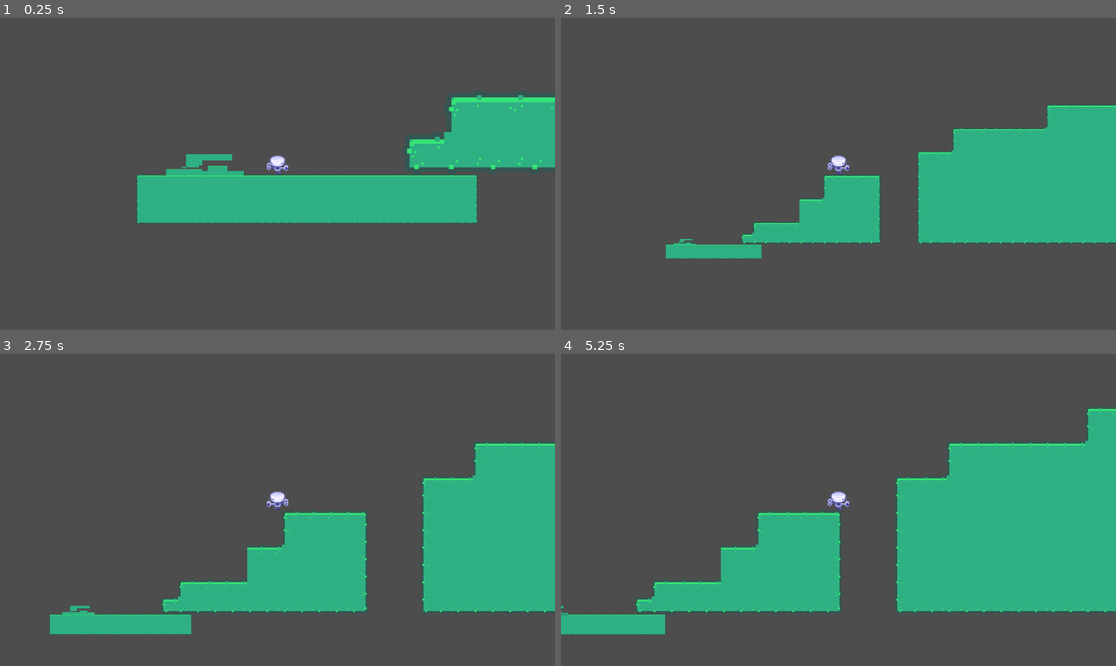
Above: before the commit, frames 1-4 (two rows, left to right).
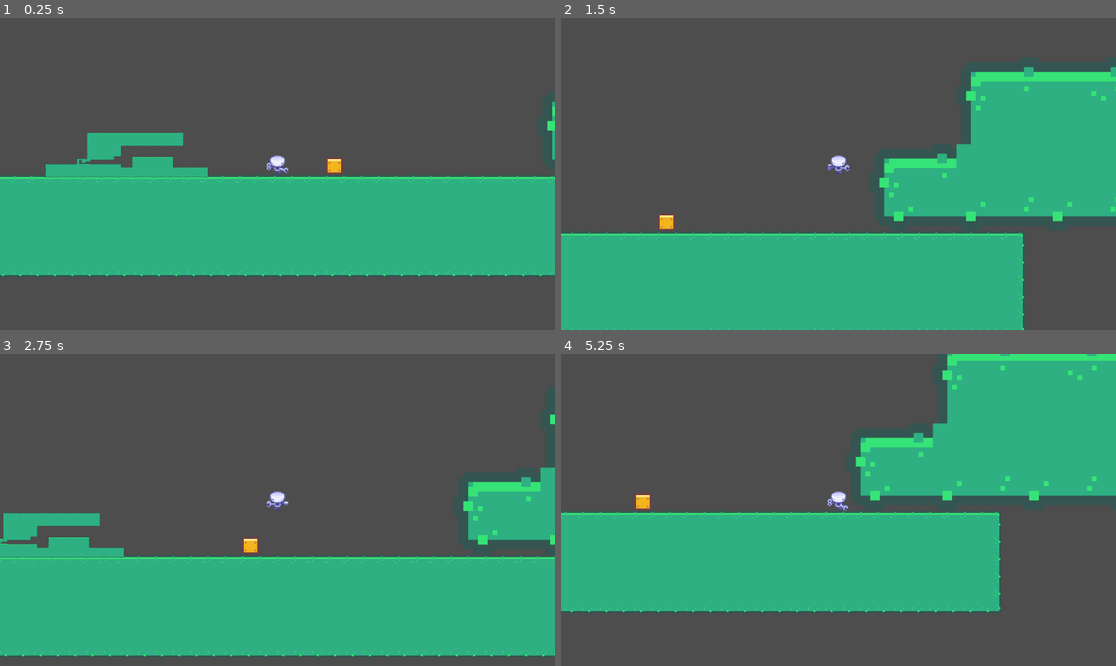
Above: after the commit, the same moments.

Repository: MichaelsMilk/Game-Jam
Game: Godot game, scene res://Scenes/Game.tscn
Same seed, same stepped clock (60 frames per second), same inputs: the game is played once before the commit and once after it.
Inputs:
- Up to frame 1 (0.25 s): no input
- Up to frame 2 (1.5 s): hold D (right) from 0.53 s (still down); tap Space (jump) at 0.6, 0.77, 1.07 s; tap E (grow) at 1.35 s
- Up to frame 3 (2.75 s): tap Space (jump) at 1.52, 1.55, 1.82, 2.3 s; release D (right) at 2.03 s; hold A (left) from 2.03 s (still down); tap Q (shrink) at 2.1 s
- Up to frame 4 (5.25 s): release A (left) at 2.78 s; hold D (right) 2.78-4.28 s; tap Space (jump) at 2.85, 3.02, 3.32, 3.77, 3.8, 4.07, 4.52, 4.55, 4.82, 5.1 s; tap E (grow) at 3.6 s; hold A (left) 4.28-5.03 s; tap Q (shrink) at 4.35 s; hold D (right) from 5.03 s (still down)

The runs differ from the first frame. In frame 1, 32% of the frame differs, in the area x 0-100%, y 23-84%; in frame 2, 37%, in the area x 0-100%, y 12-100%; in frame 3, 32%; in frame 4, 36%.

Commit message:
Changed size change method

Diff:
--- a/Game/Scenes/Game.tscn
+++ b/Game/Scenes/Game.tscn
@@ -1,7 +1,11 @@
-[gd_scene load_steps=3 format=3 uid="uid://ceifhjearqqb"]
+[gd_scene load_steps=5 format=3 uid="uid://ceifhjearqqb"]
 
 [ext_resource type="PackedScene" uid="uid://bgnf8dtqgqgnr" path="res://Scenes/player.tscn" id="1_xvl16"]
 [ext_resource type="PackedScene" uid="uid://bft20i1hi3nwx" path="res://Scenes/tilemap.tscn" id="2_ixxdo"]
+[ext_resource type="Texture2D" uid="uid://bukxmjrkjyp2k" path="res://Assets/tilemap_packed.png" id="3_inmnu"]
+
+[sub_resource type="RectangleShape2D" id="RectangleShape2D_sfe0u"]
+size = Vector2(18, 18)
 
 [node name="Node2D" type="Node2D"]
 
@@ -11,23 +15,35 @@
 [node name="Camera2D" type="Camera2D" parent="Player"]
 zoom = Vector2(2, 2)
 
-[node name="Node" type="Node" parent="."]
+[node name="Tilemaps" type="Node" parent="."]
 
-[node name="TileMap" parent="Node" instance=ExtResource("2_ixxdo")]
+[node name="TileMap" parent="Tilemaps" instance=ExtResource("2_ixxdo")]
 layer_0/tile_data = PackedInt32Array(327703, 1245185, 2, 262167, 1245185, 1, 196631, 1245185, 1, 131095, 1245185, 1, 65 …(4690 unchanged characters)…
 
-[node name="TileMap2" parent="Node" instance=ExtResource("2_ixxdo")]
+[node name="TileMap2" parent="Tilemaps" instance=ExtResource("2_ixxdo")]
 scale = Vector2(0.2, 0.2)
 layer_0/tile_data = PackedInt32Array(65515, 1245185, 2, -21, 1245185, 1, -65557, 1245185, 0, 65514, 1179649, 2, -22, 11 …(6917 unchanged characters)…
 
-[node name="TileMap3" parent="Node" instance=ExtResource("2_ixxdo")]
+[node name="TileMap3" parent="Tilemaps" instance=ExtResource("2_ixxdo")]
 scale = Vector2(5, 5)
 layer_0/tile_data = PackedInt32Array(-65529, 1179649, 2, -131065, 1179649, 0, -65530, 1179649, 2, -131066, 1179649, 0,  …(6328 unchanged characters)…
 
-[node name="TileMap4" parent="Node" instance=ExtResource("2_ixxdo")]
+[node name="TileMap4" parent="Tilemaps" instance=ExtResource("2_ixxdo")]
 scale = Vector2(25, 25)
 layer_0/tile_data = PackedInt32Array(-65508, 1245185, 2, -131044, 1245185, 1, -196580, 1245185, 1, -262116, 1245185, 1, …(6690 unchanged characters)…
 
-[node name="TileMap5" parent="Node" instance=ExtResource("2_ixxdo")]
+[node name="TileMap5" parent="Tilemaps" instance=ExtResource("2_ixxdo")]
 scale = Vector2(0.04, 0.04)
 layer_0/tile_data = PackedInt32Array(-1179918, 1245185, 2, -1245454, 1245185, 1, -1310990, 1245185, 0, -1179919, 117964 …(2668 unchanged characters)…
+
+[node name="RigidBody2D" type="RigidBody2D" parent="Tilemaps"]
+position = Vector2(59, -9)
+mass = 0.01
+
+[node name="Sprite2D" type="Sprite2D" parent="Tilemaps/RigidBody2D"]
+texture = ExtResource("3_inmnu")
+region_enabled = true
+region_rect = Rect2(162, 0, 18, 18)
+
+[node name="CollisionShape2D" type="CollisionShape2D" parent="Tilemaps/RigidBody2D"]
+shape = SubResource("RectangleShape2D_sfe0u")
--- a/Game/Scenes/player.tscn
+++ b/Game/Scenes/player.tscn
@@ -1,23 +1,72 @@
-[gd_scene load_steps=6 format=3 uid="uid://bgnf8dtqgqgnr"]
+[gd_scene load_steps=13 format=3 uid="uid://bgnf8dtqgqgnr"]
 
 [ext_resource type="Script" path="res://Scripts/player.gd" id="1_bs5i4"]
 [ext_resource type="Texture2D" uid="uid://ck6v26rbhivng" path="res://Assets/player.png" id="2_ttg7w"]
 
 [sub_resource type="RectangleShape2D" id="RectangleShape2D_q0wuv"]
-size = Vector2(16, 17)
+size = Vector2(16, 16)
 
-[sub_resource type="AtlasTexture" id="AtlasTexture_rkut5"]
+[sub_resource type="AtlasTexture" id="AtlasTexture_rjgmx"]
 atlas = ExtResource("2_ttg7w")
-region = Rect2(0, 0, 24, 24)
+region = Rect2(0, 0, 48, 48)
+
+[sub_resource type="AtlasTexture" id="AtlasTexture_saae2"]
+atlas = ExtResource("2_ttg7w")
+region = Rect2(48, 0, 48, 48)
+
+[sub_resource type="AtlasTexture" id="AtlasTexture_y5wb2"]
+atlas = ExtResource("2_ttg7w")
+region = Rect2(96, 0, 48, 48)
+
+[sub_resource type="AtlasTexture" id="AtlasTexture_mj43r"]
+atlas = ExtResource("2_ttg7w")
+region = Rect2(144, 0, 48, 48)
+
+[sub_resource type="AtlasTexture" id="AtlasTexture_jqwte"]
+atlas = ExtResource("2_ttg7w")
+region = Rect2(192, 0, 48, 48)
+
+[sub_resource type="AtlasTexture" id="AtlasTexture_loaop"]
+atlas = ExtResource("2_ttg7w")
+region = Rect2(240, 0, 48, 48)
+
+[sub_resource type="AtlasTexture" id="AtlasTexture_31sib"]
+atlas = ExtResource("2_ttg7w")
+region = Rect2(288, 0, 48, 48)
+
+[sub_resource type="AtlasTexture" id="AtlasTexture_hu2xb"]
+atlas = ExtResource("2_ttg7w")
+region = Rect2(336, 0, 48, 48)
 
 [sub_resource type="SpriteFrames" id="SpriteFrames_e80gc"]
 animations = [{
 "frames": [{
 "duration": 1.0,
-"texture": SubResource("AtlasTexture_rkut5")
+"texture": SubResource("AtlasTexture_rjgmx")
+}, {
+"duration": 1.0,
+"texture": SubResource("AtlasTexture_saae2")
+}, {
+"duration": 1.0,
+"texture": SubResource("AtlasTexture_y5wb2")
+}, {
+"duration": 1.0,
+"texture": SubResource("AtlasTexture_mj43r")
+}, {
+"duration": 1.0,
+"texture": SubResource("AtlasTexture_jqwte")
+}, {
+"duration": 1.0,
+"texture": SubResource("AtlasTexture_loaop")
+}, {
+"duration": 1.0,
+"texture": SubResource("AtlasTexture_31sib")
+}, {
+"duration": 1.0,
+"texture": SubResource("AtlasTexture_hu2xb")
 }],
 "loop": true,
-"name": &"default",
+"name": &"idle",
 "speed": 5.0
 }]
 
@@ -25,9 +74,12 @@
 script = ExtResource("1_bs5i4")
 
 [node name="CollisionShape2D" type="CollisionShape2D" parent="."]
-position = Vector2(0, -8.5)
+position = Vector2(0, -8)
 shape = SubResource("RectangleShape2D_q0wuv")
 
 [node name="AnimatedSprite2D" type="AnimatedSprite2D" parent="."]
-position = Vector2(0, -12)
+position = Vector2(0, -10)
 sprite_frames = SubResource("SpriteFrames_e80gc")
+animation = &"idle"
+autoplay = "idle"
+frame_progress = 0.400848
--- a/Game/Scripts/player.gd
+++ b/Game/Scripts/player.gd
@@ -7,7 +7,7 @@
 @onready var sprite = $AnimatedSprite2D
 
 const setSizes = [0.04, 0.2, 1, 5, 25]
-var sizeIndex = 3:
+var sizeIndex = 2:
 	set(value):
 		sizeIndex = clamp(value, 0, setSizes.size() - 1)
 
@@ -32,18 +32,19 @@
 
 	if sizeChange != 1:
 		size = newSize
-		position /= sizeChange
+		scale = Vector2.ONE * size
+		camera.zoom = Vector2.ONE * 2 / size
 
 	if sizeChange == 1:
 		if not is_on_floor():
-			velocity.y += gravity * delta
+			velocity.y += gravity * delta * size
 
 		# Handle jump.
 		if Input.is_action_just_pressed("jump") and is_on_floor():
-			velocity.y = JUMP_VELOCITY
+			velocity.y = JUMP_VELOCITY * size
 
 		var direction = Input.get_axis("left", "right")
-		velocity.x = direction * SPEED
+		velocity.x = direction * SPEED * size
 
 		if direction != 0:
 			sprite.flip_h = direction == -1
--- a/Game/Scripts/tilemap.gd
+++ b/Game/Scripts/tilemap.gd
@@ -7,4 +7,5 @@
 	size = scale.x
 
 func _physics_process(delta):
-	scale = Vector2.ONE / player.size * size
+	pass
+	#scale = Vector2.ONE / player.size * size
Binary file changed: Game/Assets/player.png
